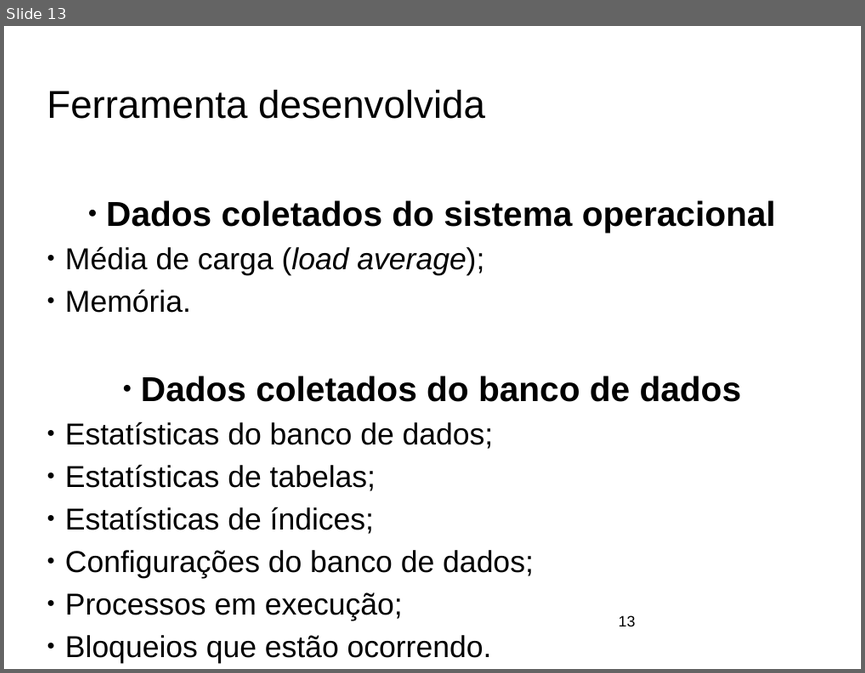
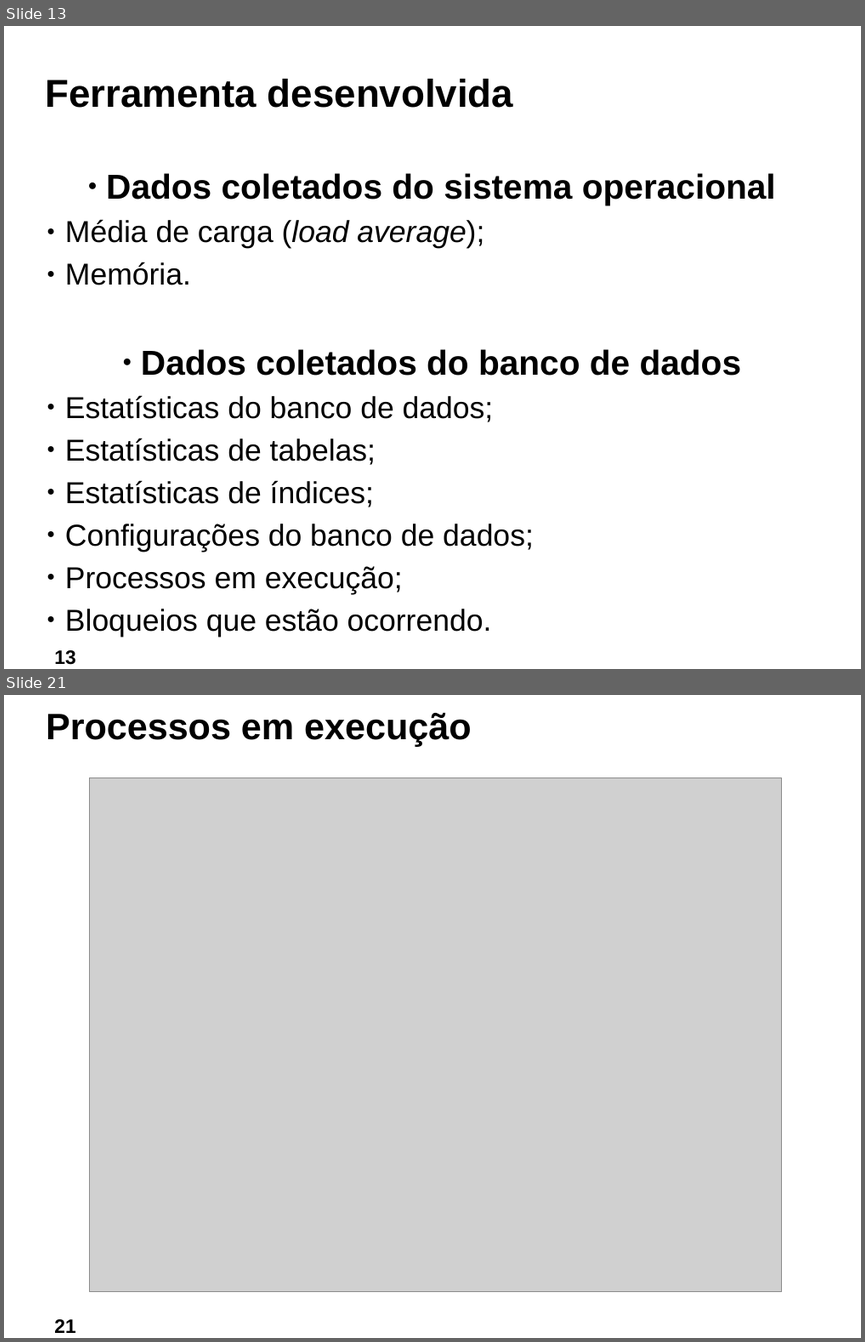
Before and after one commit to ftomasini/smdb, a slide deck: Documentos/FTOMASINI/FINAL/APRESENTACAO.odp. Shown one above the other, each under a label of ours: slide 13 before the commit, slides 13 and 21 after it; the slides between them are not shown. The pictures are 865x673 and 865x1342 pixels, drawn with LibreOffice and Linux fonts; fonts in the diff are those of the drawing; grey boxes stand for pictures; background and template pictures are left out. Boxes give left, top, right and bottom in pixels: in the first picture for what was removed or moved away, otherwise in the second. Text is boxed around its words. In the diff, an @@ line names an element or a change of style, - is before the commit and + after.

```diff
--- a/Documentos/FTOMASINI/FINAL/APRESENTACAO.odp
+++ b/Documentos/FTOMASINI/FINAL/APRESENTACAO.odp
@@ slide 21 added at <box>4,695,861,1338</box>, background picture (left out) @@
@@ title added at <box>46,713,471,746</box>, 34 pt, text #000000, bold @@
+Processos em execução
@@ picture added at <box>90,777,782,1292</box> @@
@@ page number added at <box>54,1319,75,1333</box>, 18 pt, text #000000, bold @@
+21
@@ slide 13 changed as well @@
@@ title "Ferramenta desenvolvida" at <box>45,79,513,108</box>: bold on @@
@@ text "Dados coletados do sistema operacional": place and size @@
-text "Dados coletados do sistema operacional" at <box>65,200,776,663</box>
+text "Dados coletados do sistema operacional" at <box>65,173,776,636</box>
@@ page number: place and size @@
-page number at <box>619,615,636,626</box>
+page number at <box>54,650,75,664</box>
@@ page number at <box>54,650,75,664</box>: size 14 to 18 pt, bold on; alignment left to centre @@
```
Also in this commit, not shown: 13 other slides changed, 12 other slides added, 14 slides removed, 1 other file.
